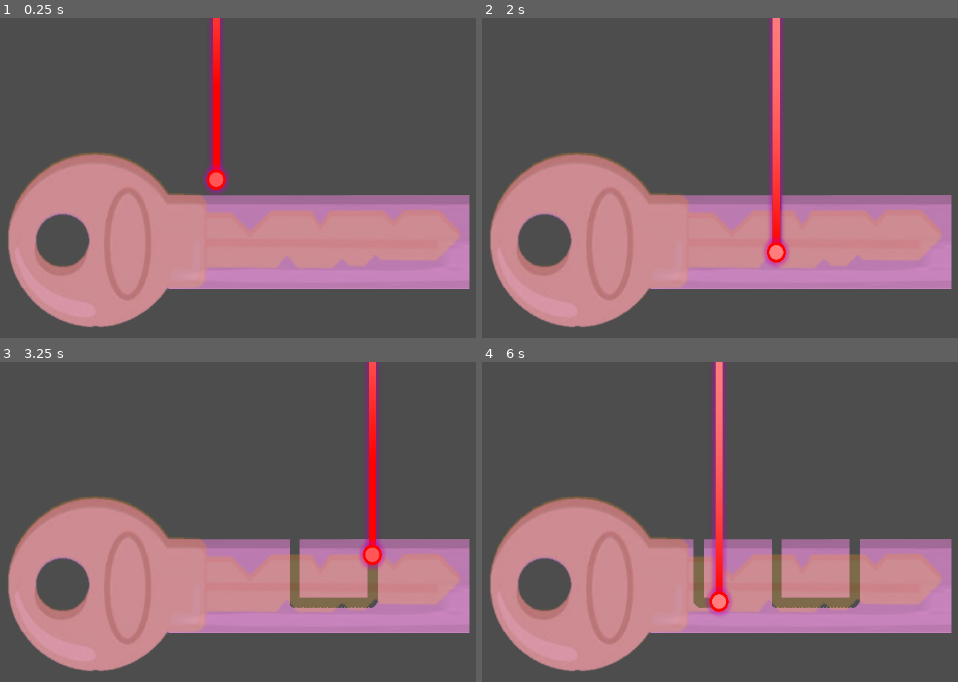
Above: before the commit, frames 1-4 (two rows, left to right).
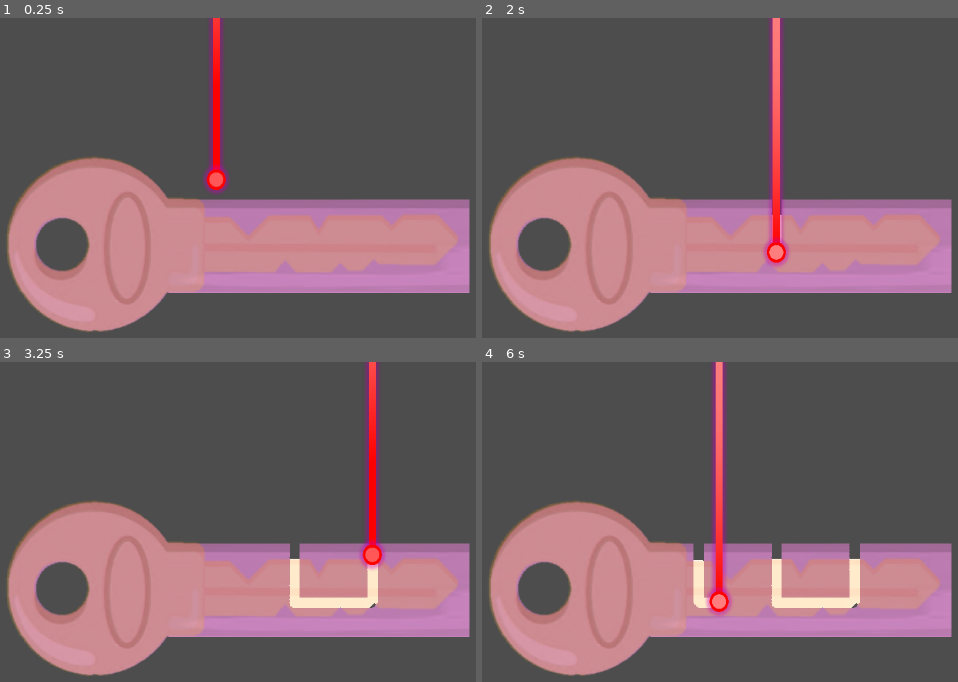
Above: after the commit, the same moments.

Repository: MarvinZeng/Minigame25_CutTheKey
Game: Godot game, scene res://Scenes/Ingame_Scene.tscn
The game is run twice, just before and just after one commit, with the same random seed, the same clock (stepped at 60 frames per second) and the same inputs.
Inputs:
- Up to frame 1 (0.25 s): no input
- Up to frame 2 (2 s): tap Enter at 0.5 s; hold Right (ui_right) 0.53-1.28 s; hold Down (ui_down) from 1.28 s (still down)
- Up to frame 3 (3.25 s): release Down (ui_down) at 2.03 s; hold Right (ui_right) 2.03-2.78 s; hold Up (ui_up) from 2.78 s (still down)
- Up to frame 4 (6 s): release Up (ui_up) at 3.53 s; hold Left (ui_left) 3.53-5.03 s; hold Down (ui_down) 5.03-5.78 s; hold Right (ui_right) from 5.78 s (still down)

The runs differ from the first frame. In frame 1, 5.5% of the frame differs, in the area x 1-99%, y 42-99%; in frame 2, 5.4%; in frame 3, 6.4%; in frame 4, 6.7%.

Commit message:
add Polygun2D

Diff:
--- a/Scenes/Ingame_Scene.tscn
+++ b/Scenes/Ingame_Scene.tscn
@@ -14,17 +14,23 @@
 gravity_scale = 0.0
 script = ExtResource("1_key_script")
 
+[node name="CollisionShape2D" type="CollisionShape2D" parent="Ingame_Key_Origin"]
+position = Vector2(268, 10.5)
+scale = Vector2(42, 13.4)
+shape = SubResource("RectangleShape2D_4afd6")
+
+[node name="Polygon2D" type="Polygon2D" parent="Ingame_Key_Origin"]
+position = Vector2(42, -30)
+scale = Vector2(42, 13.4)
+polygon = PackedVector2Array(-4.64286, -7.01493, -3.30952, -7.01493, -2.80952, -5.67164, -2.80952, -3.50746, -1.07143, -3.28358, 0.142857, 0.373134, 1.66667, -3.65672, 4.47619, -3.65672, 4.95238, -0.970149, 5.69048, -3.65672, 9.28572, -3.73134, 10.0476, -1.79104, 10.8333, -3.73134, 13.2381, -3.8806, 14.619, 1.04478, 14.5714, 2.46269, 13.0476, 6.86567, 9.21429, 6.86567, 8.85714, 5.67164, 8.09524, 8.35821, 7.04762, 8.20896, 6.57143, 6.71642, 5.90476, 8.65672, 3.54762, 8.58209, 2.69048, 5.89552, 2.02381, 8.73134, -2.7381, 8.65672, -2.80952, 11.2687, -3.45238, 13.0597, -4.61905, 13.1343)
+
 [node name="Image" type="Sprite2D" parent="Ingame_Key_Origin"]
+position = Vector2(0, 11.5)
 texture = ExtResource("1_ydafy")
-
-[node name="CollisionShape2D" type="CollisionShape2D" parent="Ingame_Key_Origin"]
-position = Vector2(268, -1)
-scale = Vector2(42, 13.4)
-shape = SubResource("RectangleShape2D_pkr1v")
 
 [node name="Ingame_Key_Target" type="Sprite2D" parent="."]
 modulate = Color(1, 1, 1, 0.27451)
-position = Vector2(0, -3)
+position = Vector2(-5, 10)
 scale = Vector2(3.4, 3.48)
 texture = ExtResource("2_4afd6")
 
@@ -33,3 +39,5 @@
 
 [node name="Camera2D" type="Camera2D" parent="."]
 zoom = Vector2(0.5, 0.5)
+
+[node name="UI" type="CanvasLayer" parent="."]
--- a/Scripts/KeyBlade.gd
+++ b/Scripts/KeyBlade.gd
@@ -265,8 +265,42 @@
 		result.append_array(_find_all_collision_shapes(child))
 	return result
 
-# 初始化多边形（从CollisionShape2D获取或创建默认矩形）
+# 初始化多边形（优先从Polygon2D读取，否则从CollisionShape2D获取）
 func initialize_polygon():
+	# 优先方法：从Polygon2D节点读取多边形顶点（如果存在）
+	var polygon2d_node = get_node_or_null("Polygon2D")
+	if polygon2d_node and polygon2d_node.polygon.size() >= 3:
+		# 将Polygon2D的顶点坐标转换为相对于RigidBody2D的本地坐标
+		# Polygon2D的polygon是相对于Polygon2D节点的，需要加上Polygon2D的position
+		var polygon2d_local_pos = polygon2d_node.position
+		var polygon2d_scale = polygon2d_node.scale
+
+		current_polygon = PackedVector2Array()
+		for vertex in polygon2d_node.polygon:
+			# 先应用Polygon2D的scale，然后加上position偏移
+			var scaled_vertex = vertex * polygon2d_scale
+			var world_vertex = polygon2d_local_pos + scaled_vertex
+			current_polygon.append(world_vertex)
+
+		print("从Polygon2D加载多边形，顶点数: ", current_polygon.size())
+		print("多边形边界: ", PolygonUtils.get_polygon_bounds(current_polygon))
+
+		# 尝试创建PolygonShape2D（如果失败，物理碰撞仍然使用RectangleShape2D）
+		var collision = get_node_or_null("CollisionShape2D")
+		if collision:
+			var new_polygon_shape = create_polygon_shape_resource()
+			if new_polygon_shape != null:
+				new_polygon_shape.polygon = current_polygon
+				polygon_shape = new_polygon_shape
+				# 注意：不替换collision.shape，保持RectangleShape2D用于物理交互
+				# polygon_shape 仅用于切割计算
+				print("已从Polygon2D创建多边形，用于切割计算")
+			else:
+				print("警告：无法创建PolygonShape2D，切割功能可能受限")
+				print("提示：需要在场景中至少有一个PolygonShape2D资源以供复制")
+		return
+
+	# 备选方法：从CollisionShape2D获取
 	var collision = get_node_or_null("CollisionShape2D")
 	if collision and collision.shape:
 		# 检查是否是多边形形状
@@ -347,9 +381,14 @@
 	if cut_path_world.size() < 2:
 		return
 
-	# 获取切割线的起点和终点（本地坐标）
+	# 获取切割线的起点和终点（转换为RigidBody2D的本地坐标）
 	var cut_start_local = to_local(cut_path_world[0])
 	var cut_end_local = to_local(cut_path_world[cut_path_world.size() - 1])
+
+	print("尝试分割多边形: 切割线从 ", cut_start_local, " 到 ", cut_end_local)
+	print("当前多边形顶点数: ", current_polygon.size())
+	if current_polygon.size() > 0:
+		print("多边形范围: ", PolygonUtils.get_polygon_bounds(current_polygon))
 
 	# 执行多边形分割
 	var split_result = PolygonUtils.split_polygon_by_line(
@@ -375,21 +414,28 @@
 # 创建分割后的碎片
 func create_split_fragments(polygons: Array, cut_start: Vector2, cut_end: Vector2):
 	if polygons.size() < 2:
-		return
+		print("分割失败：只产生了 ", polygons.size(), " 个多边形（需要至少2个）")
+		return
+
+	print("开始创建 ", polygons.size(), " 个碎片...")
 
 	# 为每个碎片创建新的RigidBody2D
 	for i in range(polygons.size()):
 		var fragment_polygon = polygons[i] as PackedVector2Array
 		if fragment_polygon.size() < 3:
+			print("跳过碎片 ", i, "：顶点数不足（", fragment_polygon.size(), "）")
 			continue
 
-		# 计算碎片的多边形边界框
+		# 计算碎片的多边形边界框（本地坐标）
 		var bounds = PolygonUtils.get_polygon_bounds(fragment_polygon)
+		print("碎片 ", i, " 边界: ", bounds, " 顶点数: ", fragment_polygon.size())
 
 		# 创建新的RigidBody2D
 		var fragment = RigidBody2D.new()
 		fragment.gravity_scale = 1.0  # 启用重力，让碎片掉落
-		fragment.position = global_position + bounds.get_center()
+		# bounds.get_center()是本地坐标，需要转换为世界坐标
+		var fragment_local_center = bounds.get_center()
+		fragment.position = global_position + fragment_local_center
 
 		# 添加CollisionShape2D
 		var fragment_collision = CollisionShape2D.new()
Not shown: 1 places in Scenes/Ingame_Scene.tscn that only renumber resources
